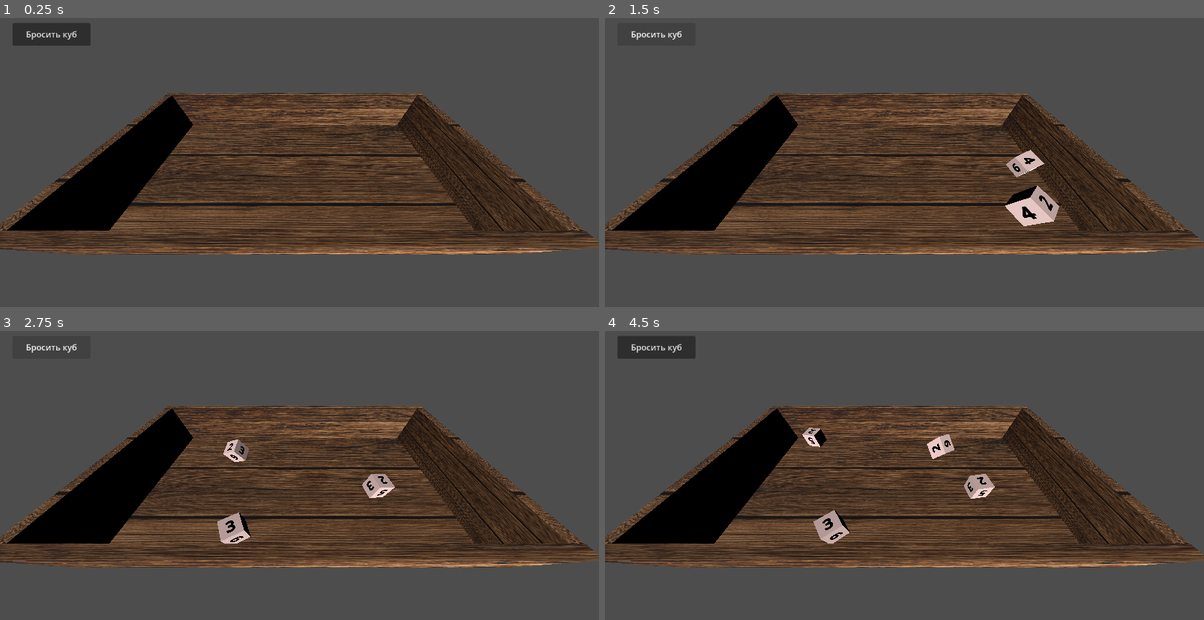
Above: before the commit, frames 1-4 (two rows, left to right).
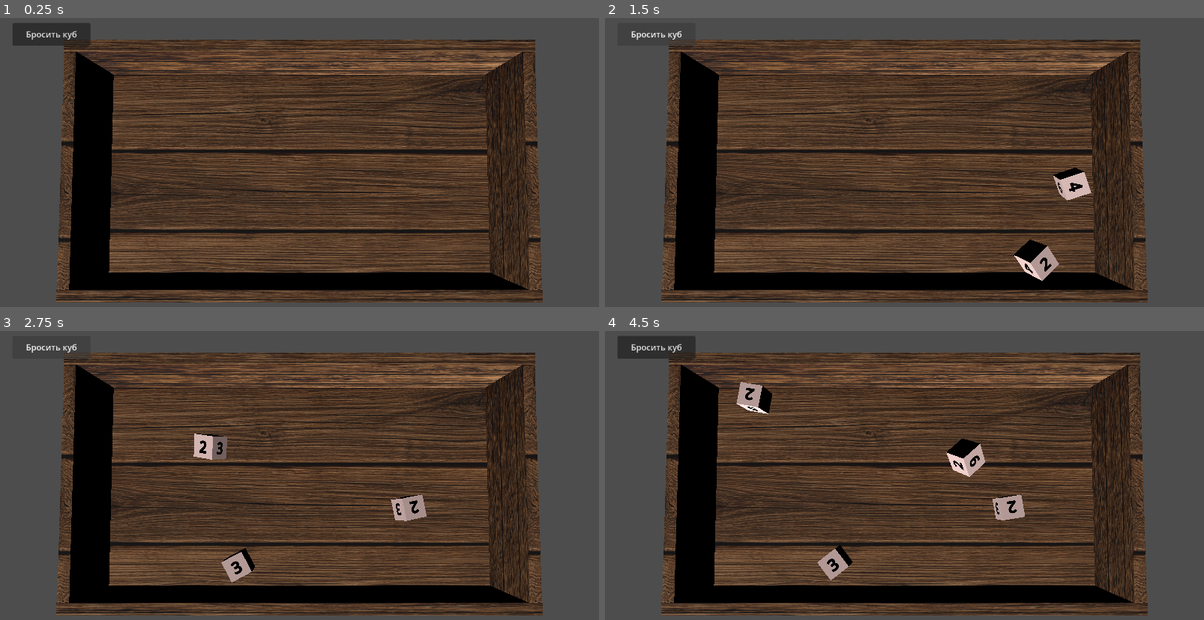
Above: after the commit, the same moments.

Repository: olegbogai-web/dicegame
Game: Godot game, scene res://ui/scenes/board.tscn
Same seed, same stepped clock (60 frames per second), same inputs: the game is played once before the commit and once after it.
Inputs (mouse positions are in pixels of both pictures, inside the frame that each line leads up to):
- Up to frame 1 (0.25 s): no input
- Up to frame 2 (1.5 s): click "Бросить куб" at 0.5 s; click "Бросить куб" at 1.25 s
- Up to frame 3 (2.75 s): click "Бросить куб" at 2 s
- Up to frame 4 (4.5 s): move the mouse to (1036, 475) at 2.77 s; click (1036, 475) at 2.92 s; drag from (784, 507) to (874, 559) at 3.52 s; tap Enter at 4.25 s; move the mouse to (964, 417) at 4.27 s; click (964, 417) at 4.42 s

The runs differ from the first frame. In frame 1, 56% of the frame differs, in the area x 0-100%, y 7-99%; in frame 2, 57%; in frame 3, 57%; in frame 4, 57%.

Commit message:
добавил коече

Diff:
--- a/content/dice/dice.gd
+++ b/content/dice/dice.gd
@@ -20,7 +20,7 @@
 @export var extra_size_multiplier: Vector3 = Vector3.ONE
 
 @export_category("Drag")
-@export var drag_lift_height: float = 0.7
+@export var drag_lift_height: float = 1
 
 var _visual_root: Node3D
 var _collision_shape: CollisionShape3D
--- a/ui/scenes/board.tscn
+++ b/ui/scenes/board.tscn
@@ -83,8 +83,8 @@
 mesh = SubResource("BoxMesh_wall_front_back")
 
 [node name="test_camera" type="Camera3D" parent="." unique_id=1142329002]
-transform = Transform3D(1, 0, 0, 0, 0.57357645, 0.81915206, 0, -0.81915206, 0.57357645, 0.15366018, 2.8496702, 2.4406226)
-fov = 104.06249
+transform = Transform3D(1, 0, 0, 0, 0.036225095, 0.99934375, 0, -0.99934375, 0.036225095, 0, 5.834158, 0.33661497)
+fov = 60.2731
 
 [node name="test_Light" type="DirectionalLight3D" parent="." unique_id=76983028]
 transform = Transform3D(0.95406866, 0.19014458, -0.23151249, -0.07741402, 0.90299547, 0.42261827, 0.2894133, -0.38528454, 0.87623954, 0, 0, 0)
